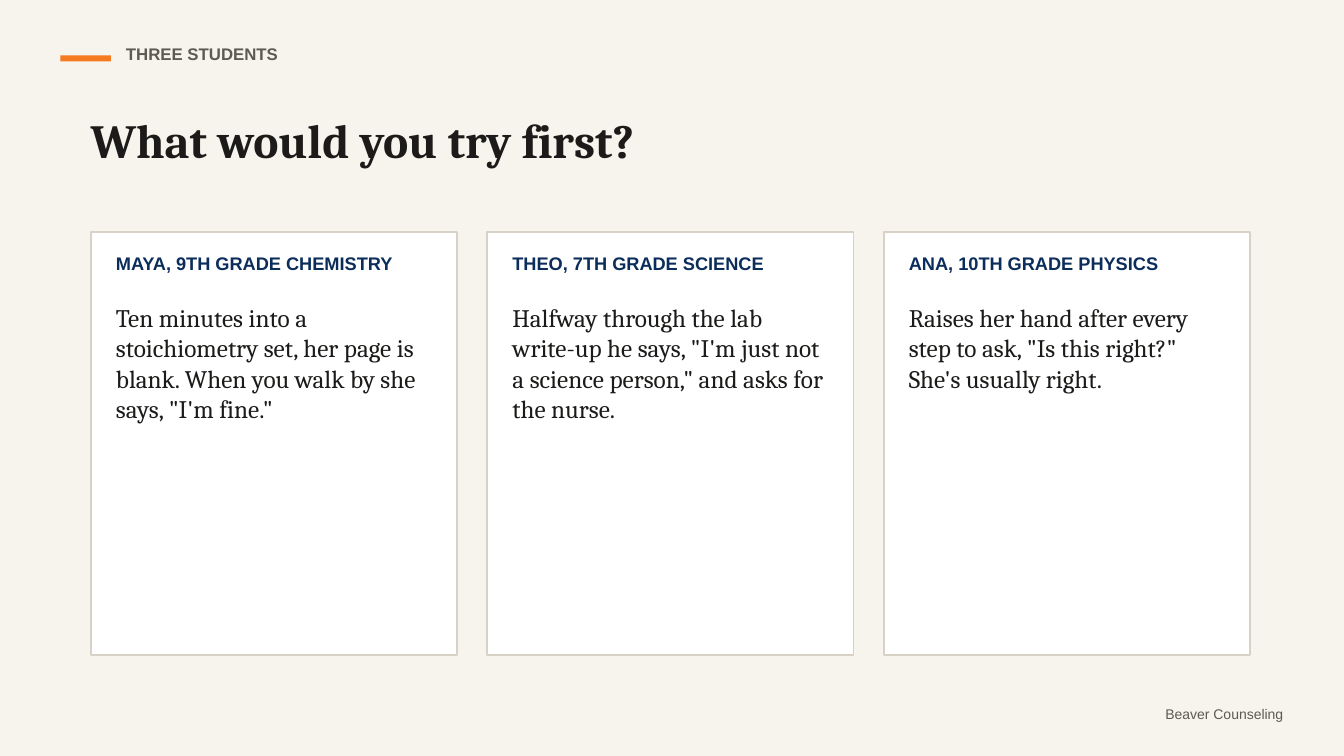
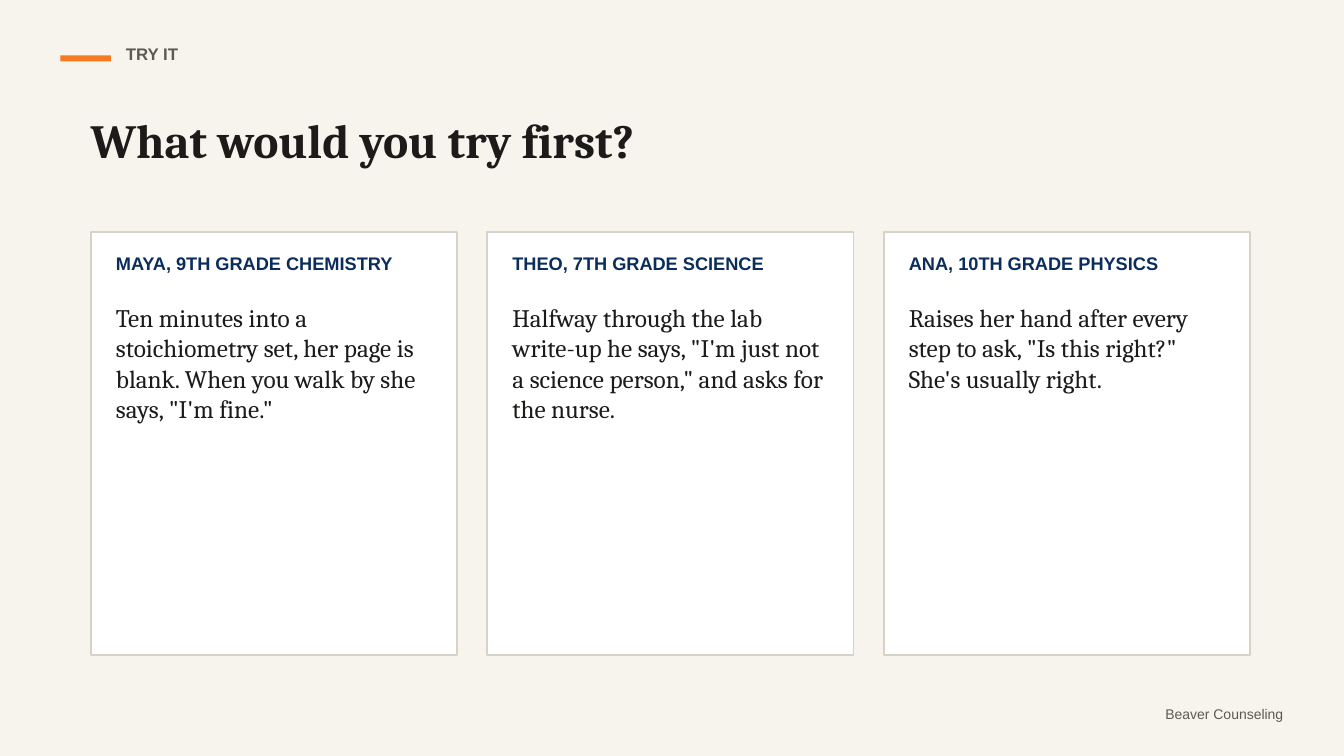
Before and after one commit to rmwtoolkit/bcds-toolkit, a slide deck: slide 18 of decks/stretch-not-strain-lesson-v2.pptx (slide 11 before the commit). Drawn at 1344x756 pixels with LibreOffice and Linux fonts; fonts in the diff are those of the drawing. Boxes give left, top, right and bottom in pixels: in the first picture for what was removed or moved away, otherwise in the second. Text is boxed around its words. In the diff, an @@ line names an element or a change of style, - is before the commit and + after.

```diff
--- a/decks/stretch-not-strain-lesson-v2.pptx
+++ b/decks/stretch-not-strain-lesson-v2.pptx
@@ text at [126, 48, 178, 60]: text changed @@
-THREE STUDENTS
+TRY IT
```
Also in this commit, not shown: 8 other slides changed, 8 slides added, 2 slides removed, 20 other files.
